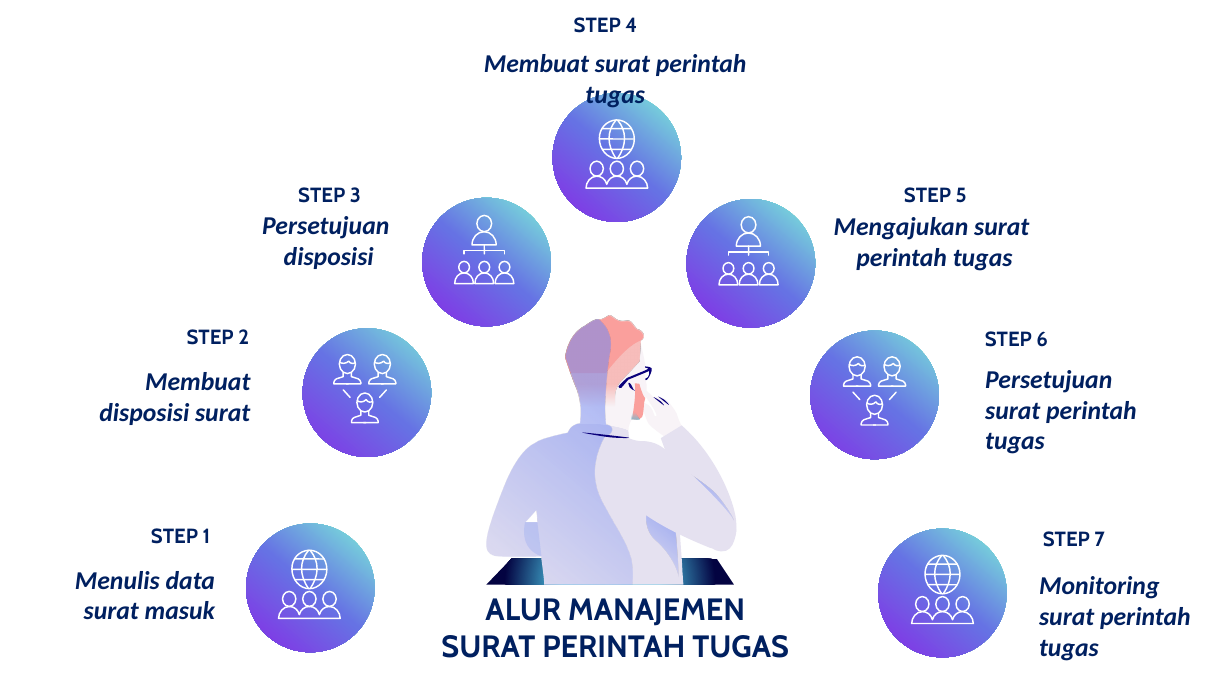
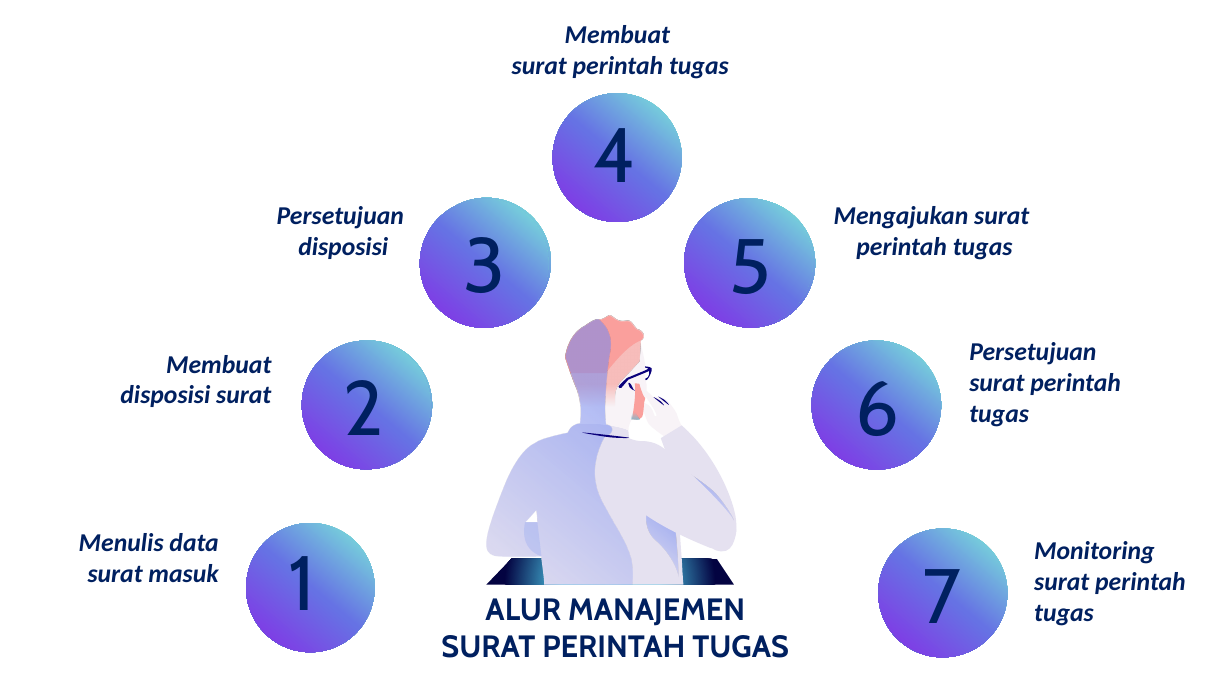
Before and after one commit to kurniado729/sistem_kp, a slide deck: slide 5 of SELAIN SISTEM/LAPORAN/ppt KP.pptx. Drawn at 1232x693 pixels with LibreOffice and Linux fonts; fonts in the diff are those of the drawing. Boxes give left, top, right and bottom in pixels: in the first picture for what was removed or moved away, otherwise in the second. Text is boxed around its words. In the diff, an @@ line names an element or a change of style, - is before the commit and + after.

```diff
--- a/SELAIN SISTEM/LAPORAN/ppt KP.pptx
+++ b/SELAIN SISTEM/LAPORAN/ppt KP.pptx
@@ text at [512, 25, 729, 79]: text changed @@
-Membuat surat perintah tugas
+Membuat
+surat perintah tugas
@@ ellipse added at [554, 93, 682, 222], fill gradient #7CEFD8 to #6672E4 to #882BE5 @@
@@ text at [594, 118, 637, 182]: text changed; size 16 to 60 pt; bold off @@
-STEP 4
+4
@@ text "Persetujuan": place and size @@
-text "Persetujuan" at [262, 216, 389, 269]
+text "Persetujuan" at [277, 206, 404, 259]
@@ ellipse added at [420, 199, 548, 327], fill gradient #7CEFD8 to #6672E4 to #882BE5 @@
@@ ellipse added at [684, 199, 812, 327], fill gradient #7CEFD8 to #6672E4 to #882BE5 @@
@@ text "Mengajukan surat": place and size @@
-text "Mengajukan surat" at [834, 217, 1029, 271]
+text "Mengajukan surat" at [834, 206, 1029, 260]
@@ text at [463, 227, 505, 293]: text changed; size 16 to 60 pt; bold off @@
-STEP 3
+3
@@ text at [730, 228, 772, 294]: text changed; size 16 to 60 pt; bold off @@
-STEP 5
+5
@@ text "Membuat disposisi surat": place and size @@
-text "Membuat disposisi surat" at [99, 372, 250, 425]
+text "Membuat disposisi surat" at [120, 355, 271, 407]
@@ ellipse added at [302, 341, 431, 470], fill gradient #7CEFD8 to #6672E4 to #882BE5 @@
@@ ellipse added at [813, 341, 942, 470], fill gradient #7CEFD8 to #6672E4 to #882BE5 @@
@@ text "Persetujuan surat perintah tugas": place and size @@
-text "Persetujuan surat perintah tugas" at [985, 370, 1137, 454]
+text "Persetujuan surat perintah tugas" at [969, 342, 1121, 427]
@@ text at [344, 370, 384, 435]: text changed; size 16 to 60 pt; bold off @@
-STEP 2
+2
@@ text at [855, 370, 899, 436]: text changed; size 16 to 60 pt; bold off @@
-STEP 6
+6
@@ 2 freeform shapes, 1 ellipse: place and size @@
-2 freeform shapes, 1 ellipse at [297, 322, 438, 463]
+2 freeform shapes, 1 ellipse at [298, 335, 439, 476]
@@ 18 freeform shapes, 5 ellipses, 4 lines: place and size @@
-18 freeform shapes, 5 ellipses, 4 lines at [334, 324, 945, 466]
+18 freeform shapes, 5 ellipses, 4 lines at [335, 335, 947, 476]
@@ text "Menulis data surat masuk": place and size @@
-text "Menulis data surat masuk" at [75, 571, 215, 620]
+text "Menulis data surat masuk" at [79, 533, 218, 583]
@@ ellipse added at [246, 523, 374, 652], fill gradient #7CEFD8 to #6672E4 to #882BE5 @@
@@ ellipse added at [879, 529, 1007, 657], fill gradient #7CEFD8 to #6672E4 to #882BE5 @@
@@ text "Monitoring surat perintah tugas": place and size @@
-text "Monitoring surat perintah tugas" at [1039, 576, 1191, 661]
+text "Monitoring surat perintah tugas" at [1034, 541, 1186, 626]
@@ text at [289, 546, 316, 610]: text changed; size 16 to 60 pt; bold off @@
-STEP 1
+1
@@ text at [922, 558, 961, 623]: text changed; size 16 to 60 pt; bold off @@
-STEP 7
+7
```
Also in this commit, not shown: 1 other slide changed, 4 slides removed, 1 other file.
